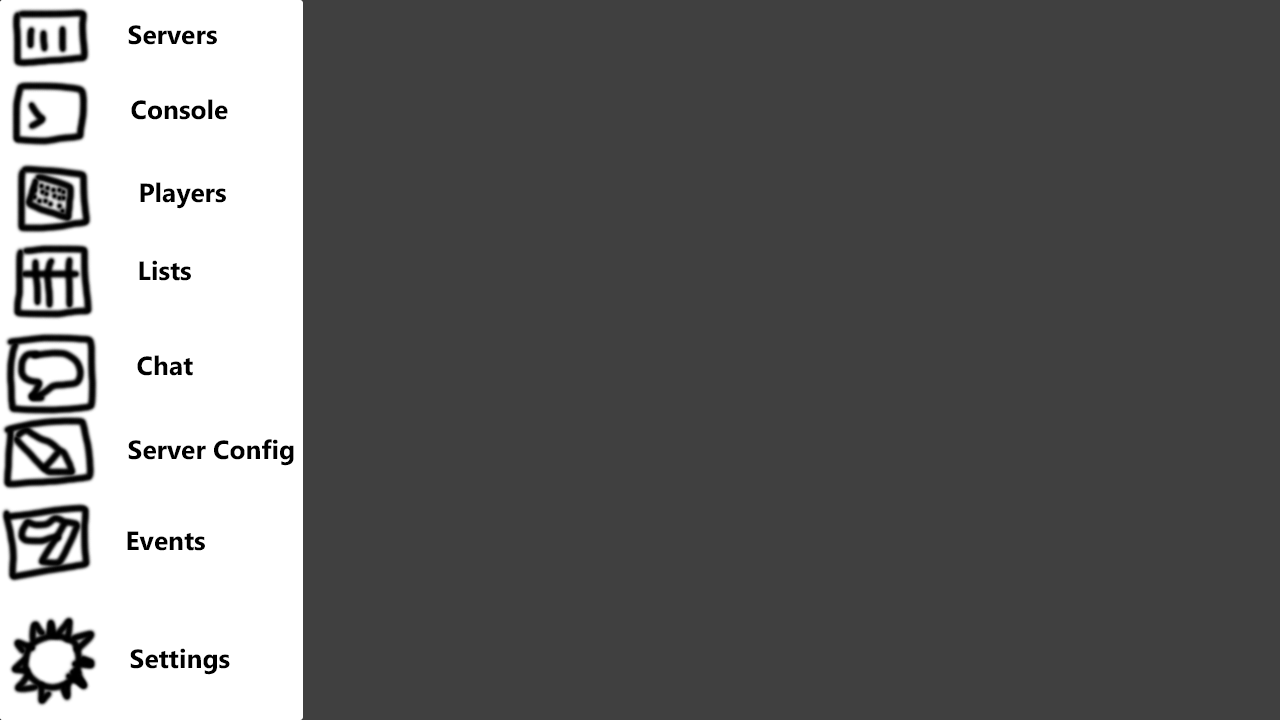
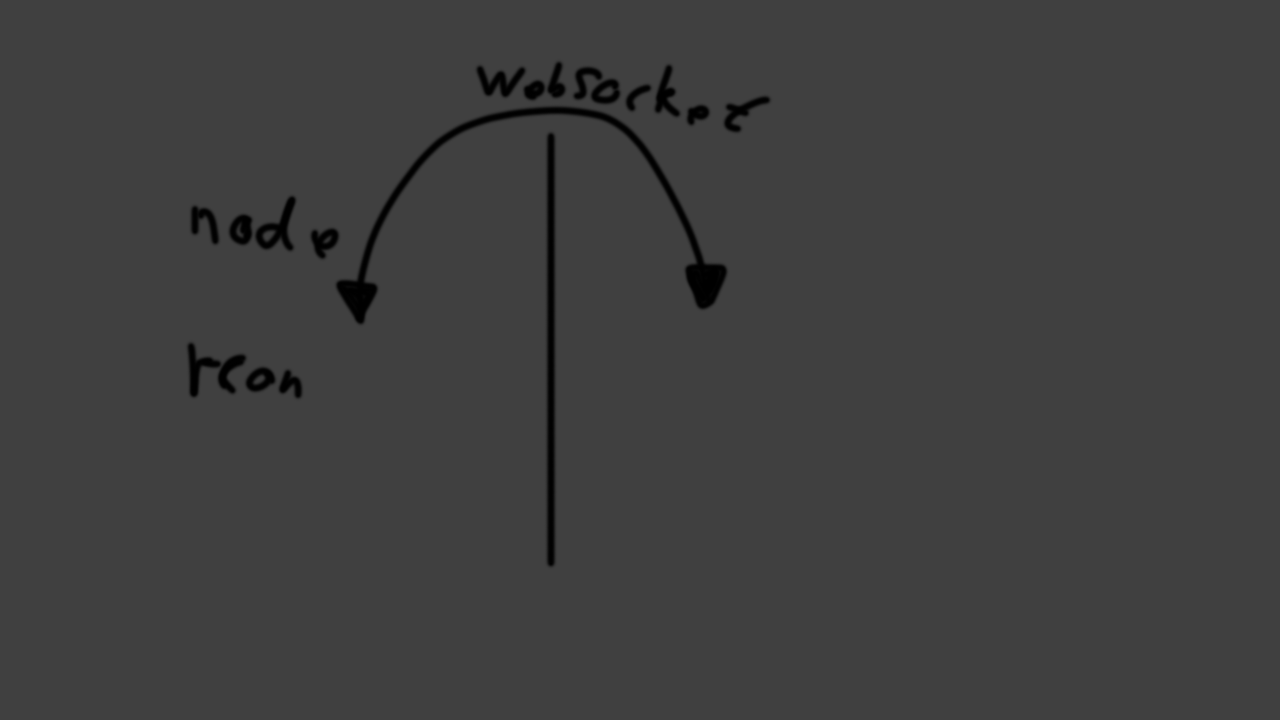
Comparing the layer stacks of the two 1280 x 720 images. Changes:
added layer "Layer 4" above "Servers" over [184, 58, 773, 571]
hid group "Sidebar Unextended" (3 layers) over [0, 0, 100, 720]
hid group "Sidebar Extended" (11 layers) over [0, 0, 303, 720]
